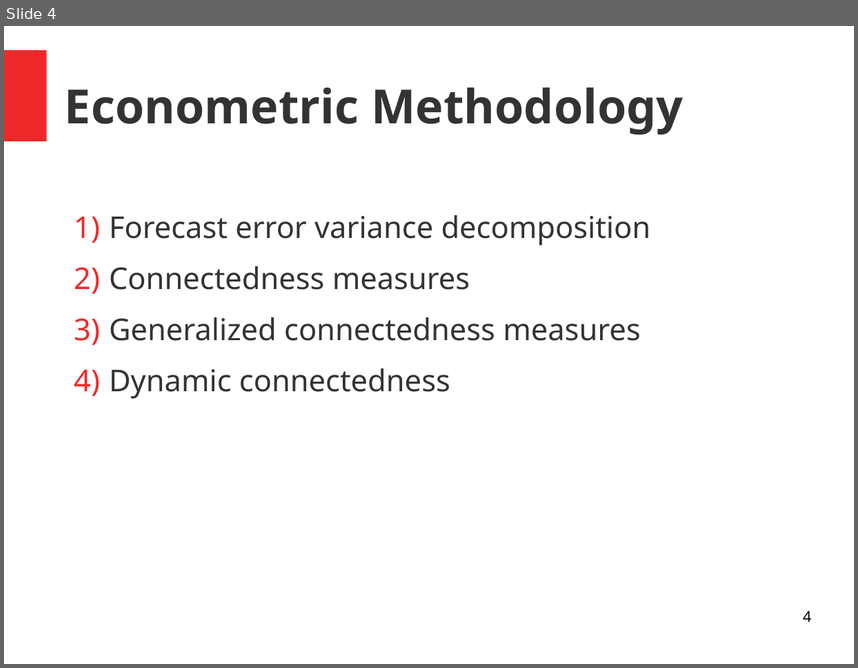
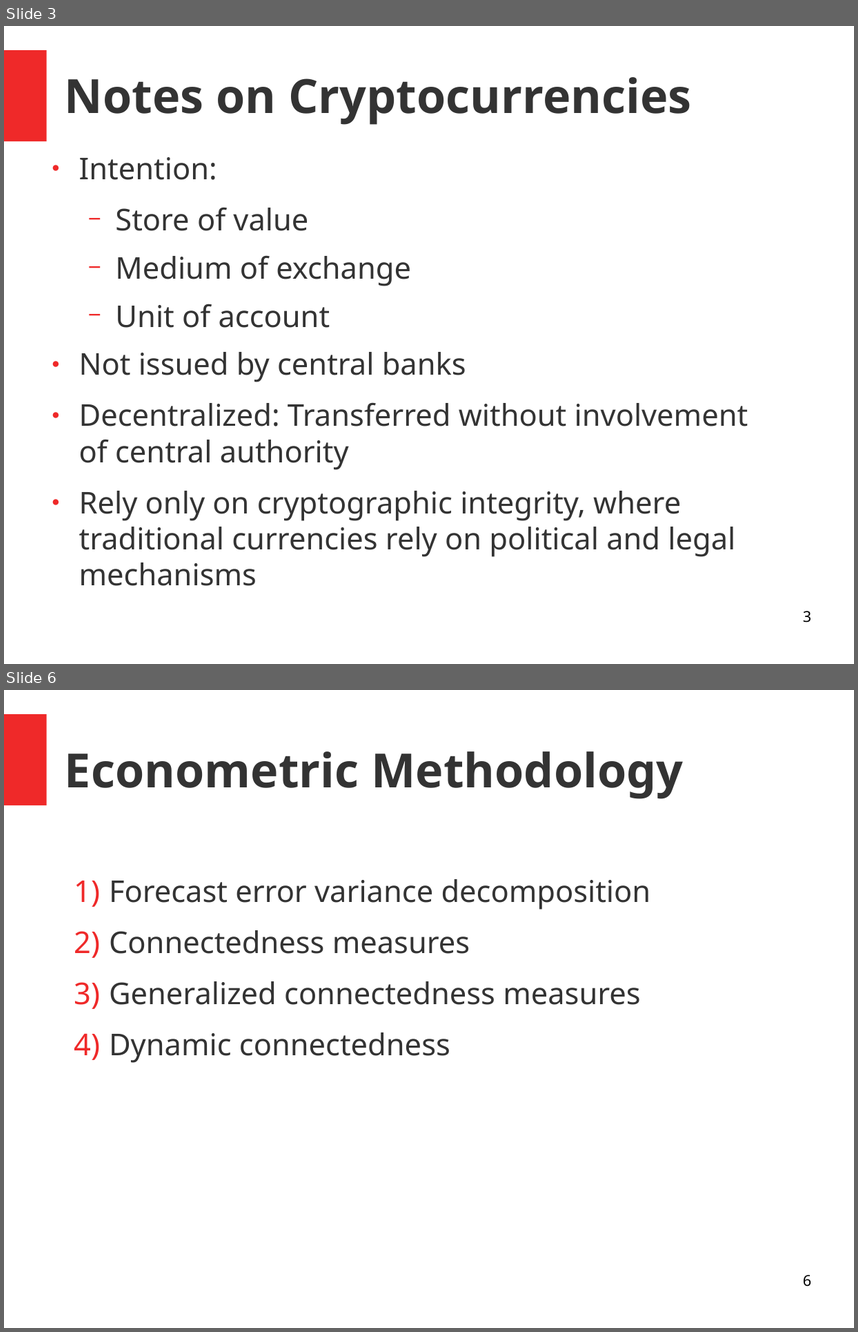
Before and after one commit to alexaoh/finance, a slide deck: NotesFromArticle.odp. Shown one above the other, each under a label of ours: slide 4 before the commit, slides 3 and 6 after it; the slides between them are not shown. The pictures are 858x668 and 858x1332 pixels, drawn with LibreOffice and Linux fonts; fonts in the diff are those of the drawing. Boxes give left, top, right and bottom in pixels: in the first picture for what was removed or moved away, otherwise in the second. Text is boxed around its words. In the diff, an @@ line names an element or a change of style, - is before the commit and + after.

```diff
--- a/NotesFromArticle.odp
+++ b/NotesFromArticle.odp
@@ slide 3 added at <box>4,26,854,664</box>, background #FFFFFF; not listed: 1 template element that a slide beside it also shows @@
@@ title added at <box>65,77,692,125</box>, 44 pt, text #333333, bold @@
+Notes on Cryptocurrencies
@@ text added at <box>79,157,749,586</box>, 28 pt, text #333333 @@
+● Intention:
+  − Store of value
+  − Medium of exchange
+  − Unit of account
+● Not issued by central banks
+● Decentralized: Transferred without involvement of central authority
+● Rely only on cryptographic integrity, where traditional currencies rely on political and legal mechanisms
@@ page number added at <box>803,610,811,622</box>, 14 pt, text #000000 @@
+3
@@ what was slide 4 is now slide 6 @@
@@ page number at <box>803,1274,811,1286</box>: text changed @@
-4
+6
```
Also in this commit, not shown: 6 slides changed, 5 other slides added, 3 other files.
